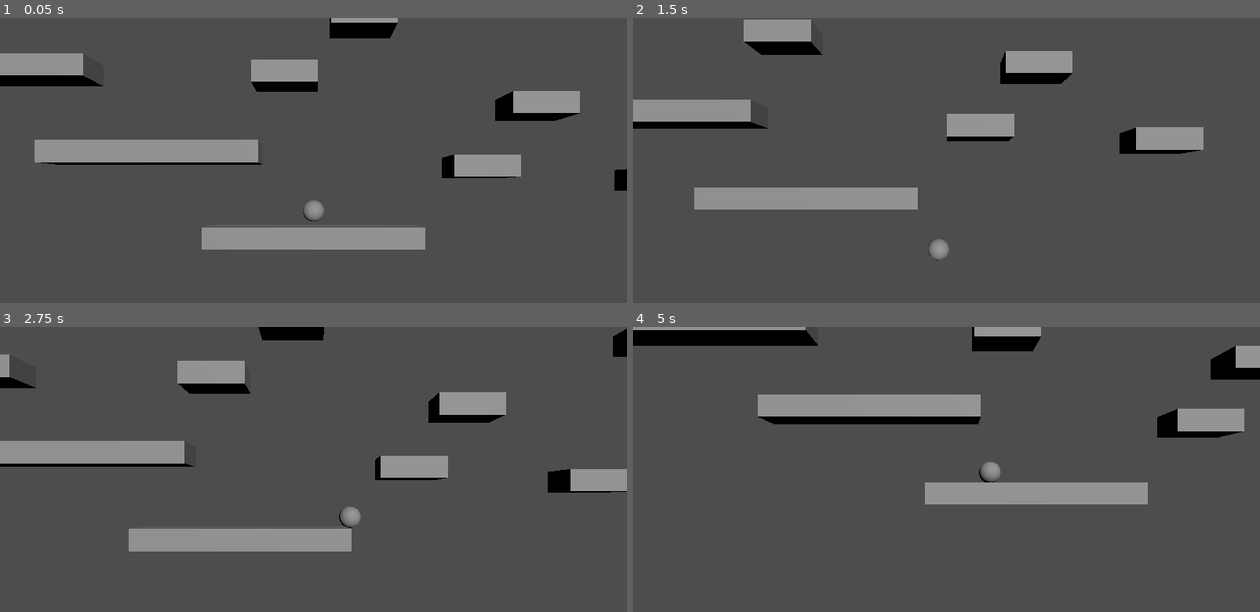
Above: before the commit, frames 1-4 (two rows, left to right).
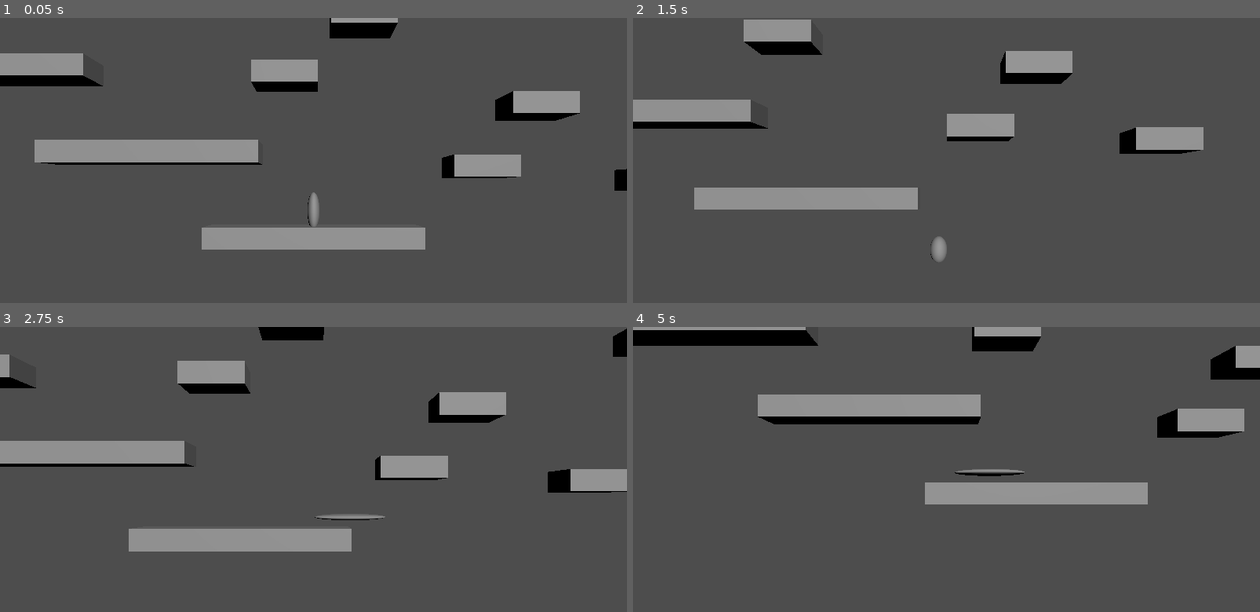
Above: after the commit, the same moments.

Repository: Frmeta/gemastik-2024
Game: Godot game, scene res://Scenes/level.tscn
Two runs of this game, one before a commit and one after it. Both use one fixed random seed, a clock stepped at 60 frames per second and the inputs below.
Inputs:
- Up to frame 1 (0.05 s): no input
- Up to frame 2 (1.5 s): tap Enter (ui_accept) at 0.5, 0.77 s; hold Right (ui_right) 0.53-1.28 s; hold Left (ui_left) from 1.28 s (still down)
- Up to frame 3 (2.75 s): tap Enter (ui_accept) at 1.52 s; release Left (ui_left) at 2.03 s; hold Right (ui_right) from 2.03 s (still down)
- Up to frame 4 (5 s): tap Enter (ui_accept) at 3.02, 3.77, 4.52 s; release Right (ui_right) at 3.53 s; hold Left (ui_left) from 3.53 s (still down)

The runs differ from the first frame. In frame 1, 0.1% of the frame differs, in the area x 48-52%, y 61-74%; in frame 2, less than 0.1%; in frame 3, 0.2%; in frame 4, 0.3%, in the area x 51-63%, y 47-55%.

Commit message:
movement ready for playtest

Diff:
--- a/Scripts/player.gd
+++ b/Scripts/player.gd
@@ -1,5 +1,6 @@
 extends CharacterBody3D
 
+@onready var mesh := $MeshInstance3D
 
 const SPEED = 10
 const JUMP_POWER = 20
@@ -53,6 +54,15 @@
 	if velocity.y < -fall_clamp:
 		velocity.y = -fall_clamp
 
+	# mesh
+	var dir = abs(Vector2(velocity.x, velocity.y))
+	if dir == Vector2.ZERO:
+		mesh.scale = Vector3.ONE
+	else:
+		dir += Vector2.ONE
+		dir /= sqrt(dir.x * dir.y)
+		mesh.scale = lerp(Vector3.ONE, Vector3(dir.x, dir.y, 1), 1)
+
 	move_and_slide()
 
 	# respawn
Not shown, changed: .gitignore
